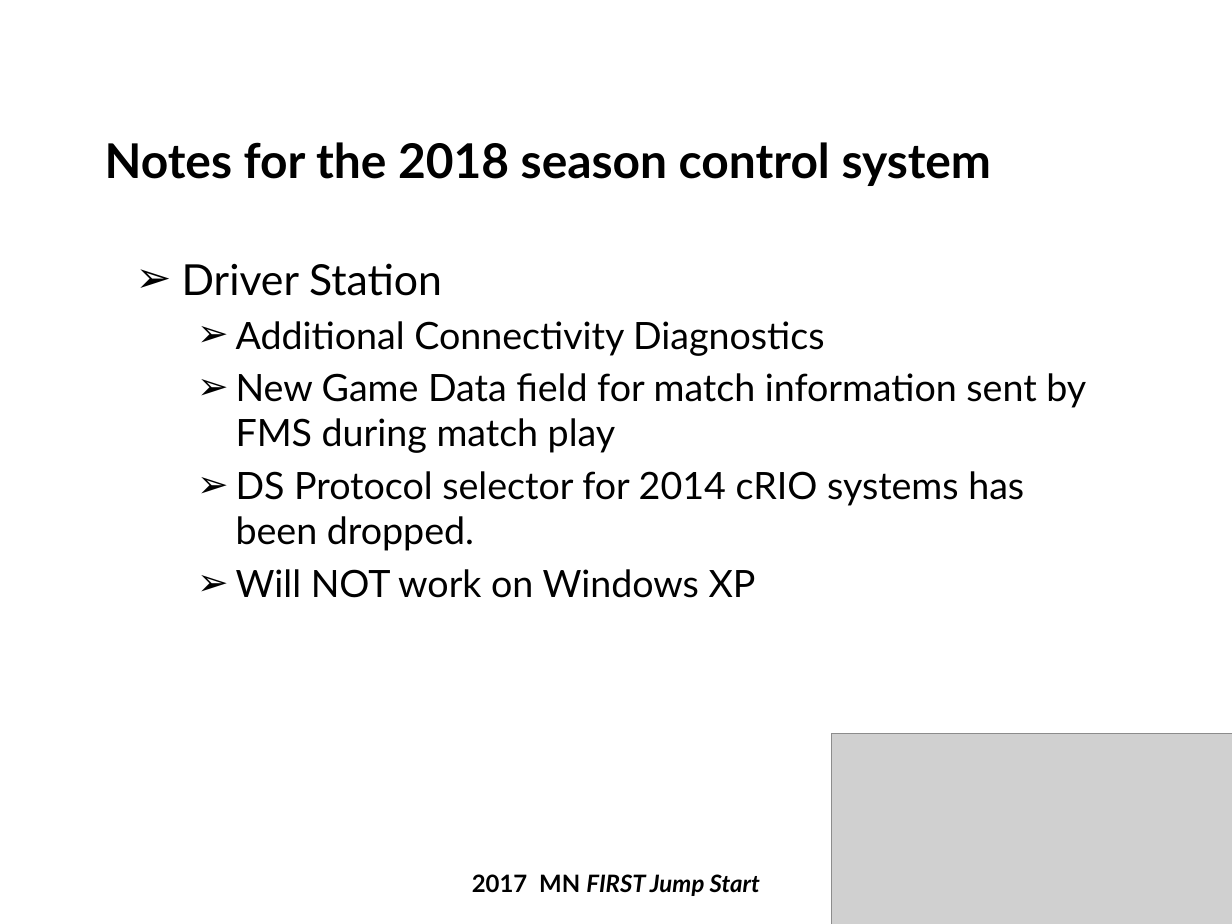
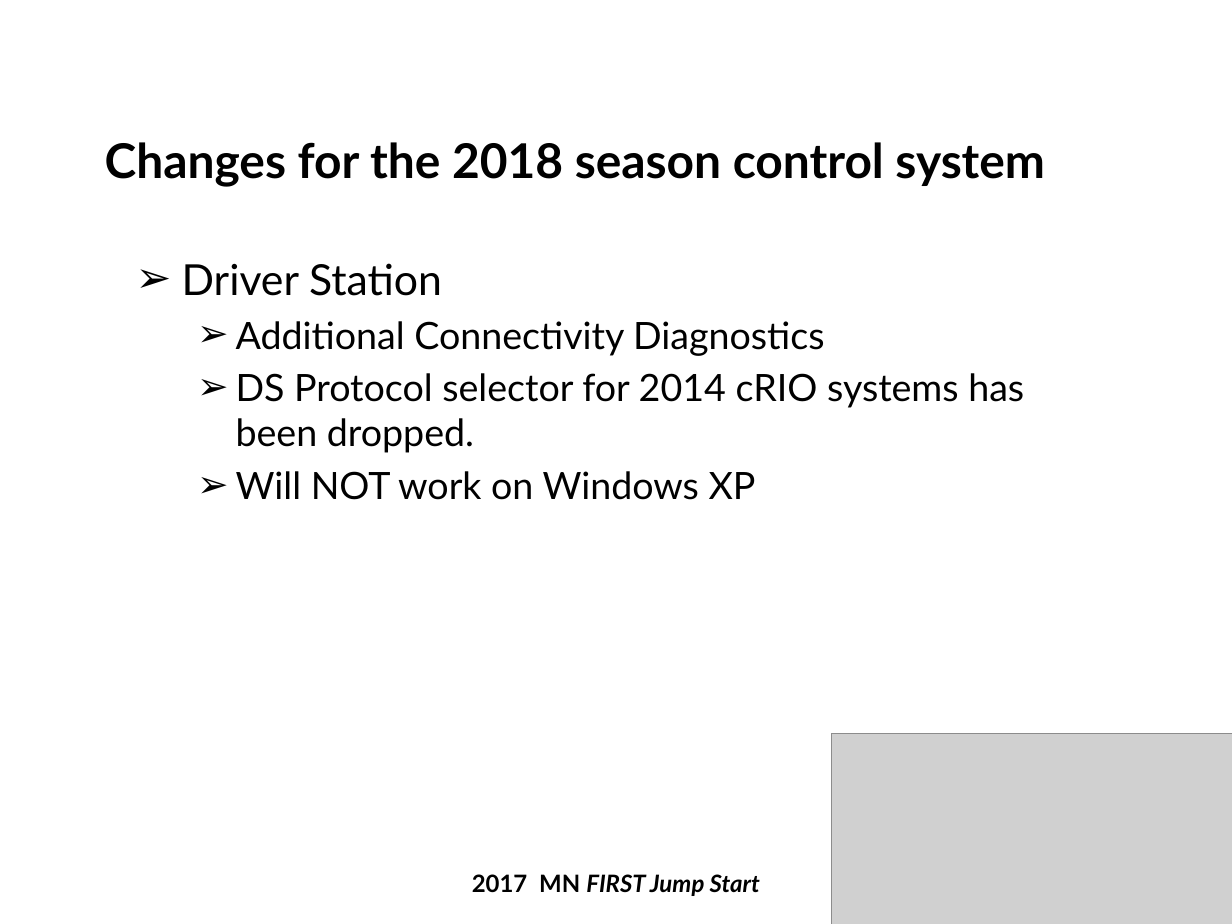
Before and after one commit to firstmncsa/csa_resources, a slide deck: slide 10 of 2018 Beta Testing JumpStart_Rev2.pptx. Drawn at 1232x924 pixels with LibreOffice and Linux fonts; fonts in the diff are those of the drawing; grey boxes stand for pictures; background and template pictures are left out. Boxes give left, top, right and bottom in pixels: in the first picture for what was removed or moved away, otherwise in the second. Text is boxed around its words. In the diff, an @@ line names an element or a change of style, - is before the commit and + after.

```diff
--- a/2018 Beta Testing JumpStart_Rev2.pptx
+++ b/2018 Beta Testing JumpStart_Rev2.pptx
@@ title at <box>105,142,1045,187</box>: text changed @@
-Notes for the 2018 season control system
+Changes for the 2018 season control system
@@ text at <box>236,373,1086,453</box>: paragraph removed @@
-  ➢ New Game Data field for match information sent by FMS during match play
```
Also in this commit, not shown: 5 other slides changed, 5 slides added.
